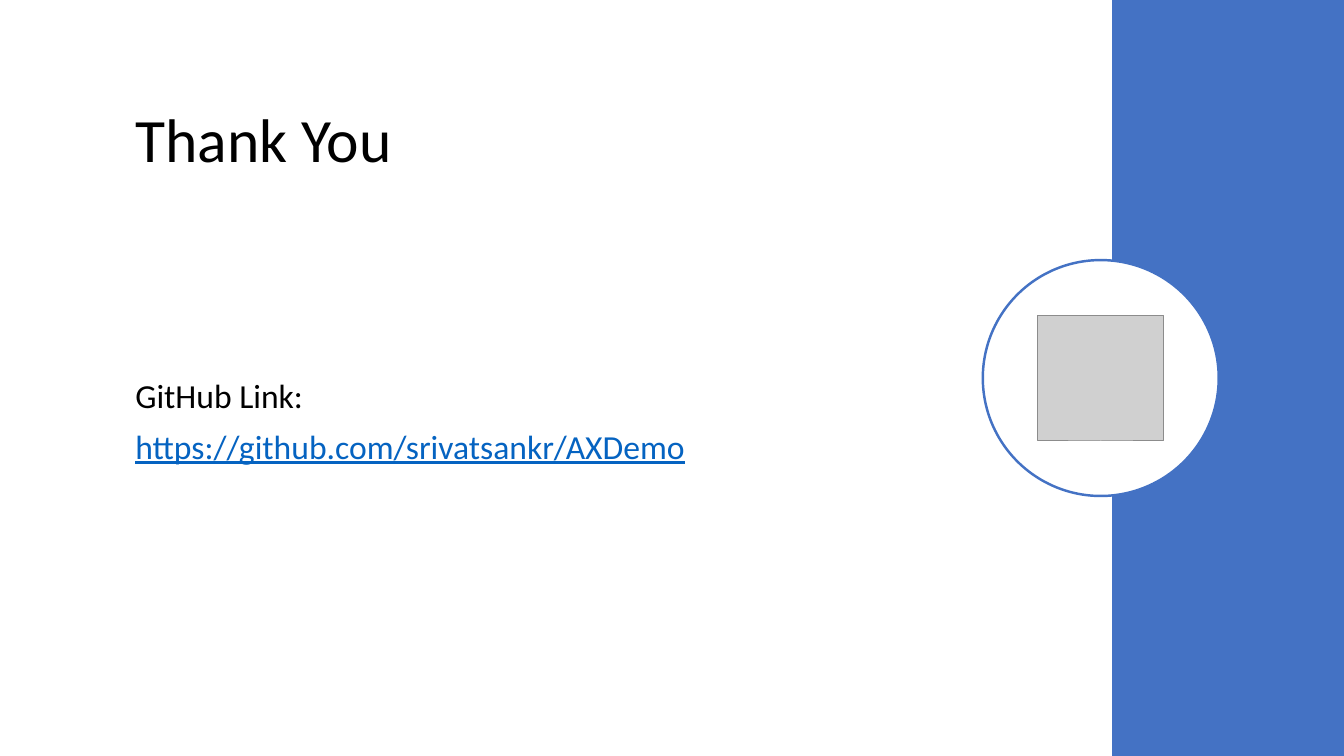
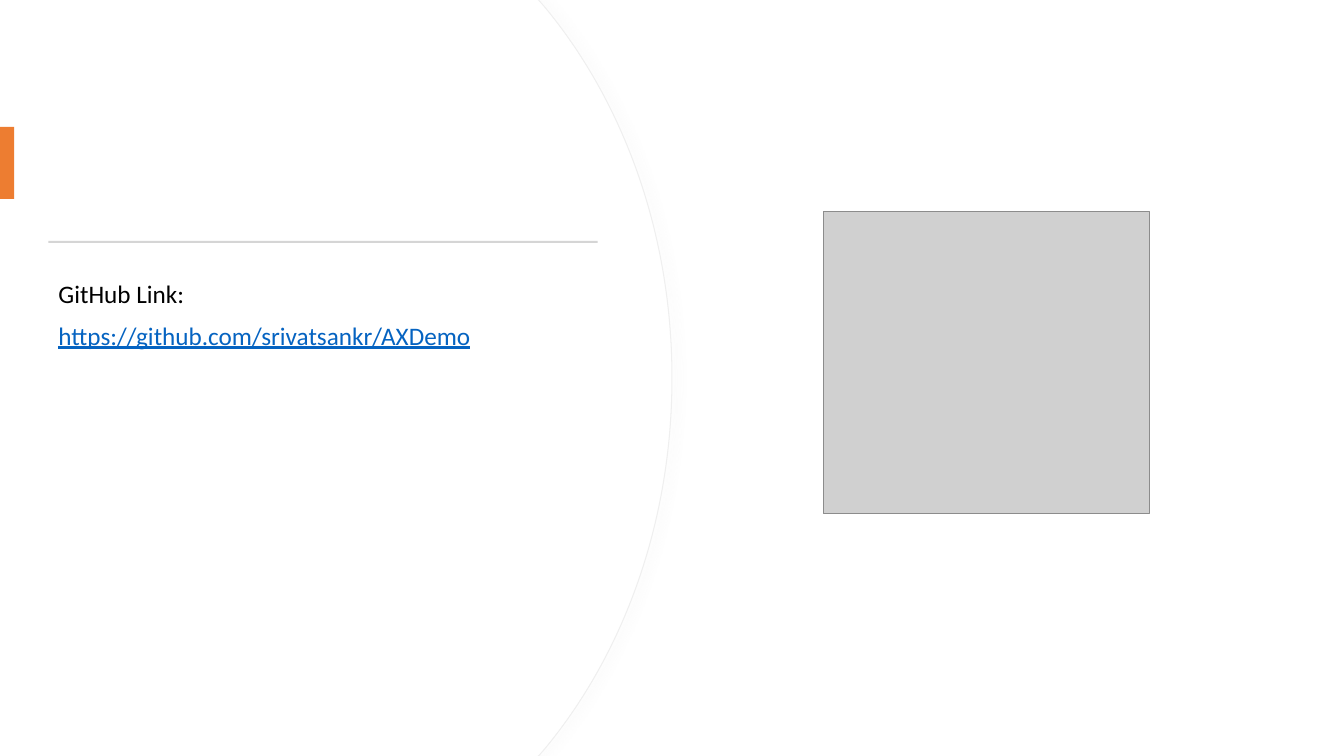
Before and after one commit to srivatsankr/AXDemo, a slide deck: slide 16 of SolutionPresentation/BusTicketingSolution.pptx. Drawn at 1344x756 pixels with LibreOffice and Linux fonts; fonts in the diff are those of the drawing; grey boxes stand for pictures. Boxes give left, top, right and bottom in pixels: in the first picture for what was removed or moved away, otherwise in the second. Text is boxed around its words. In the diff, an @@ line names an element or a change of style, - is before the commit and + after.

```diff
--- a/SolutionPresentation/BusTicketingSolution.pptx
+++ b/SolutionPresentation/BusTicketingSolution.pptx
@@ freeform shape added at (0,0,673,756), fill #FFFFFF, outline #EFEFEF 0.75 pt @@
@@ freeform shape added at (0,0,671,756), fill #FFFFFF @@
@@ rectangle removed at (1112,0,1344,756) @@
@@ title removed at (135,119,391,163) @@
-Thank You
@@ rectangle added at (0,127,14,200), fill #ED7D31 @@
@@ picture added at (824,212,1149,514) @@
@@ rectangle added at (48,241,598,243), fill #D5D5D5 @@
@@ ellipse removed at (983,260,1219,496) @@
@@ text "GitHub Link:": place and size @@
-text "GitHub Link:" at (135,384,684,465)
+text "GitHub Link:" at (58,285,470,350)
@@ text "GitHub Link:" at (58,285,470,350): size 24 to 18 pt; vertical alignment middle to top @@
@@ picture removed at (1038,316,1165,442) @@
```
Also in this commit, not shown: 14 other slides changed, 1 slide added, 1 slide removed.
